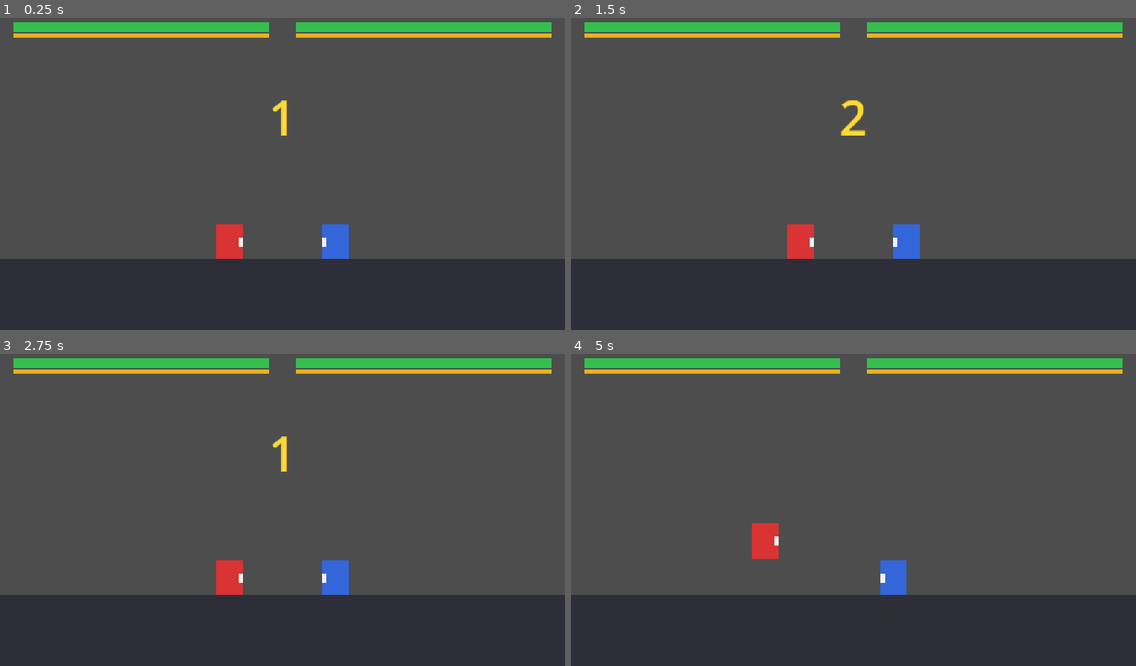
Above: before the commit, frames 1-4 (two rows, left to right).
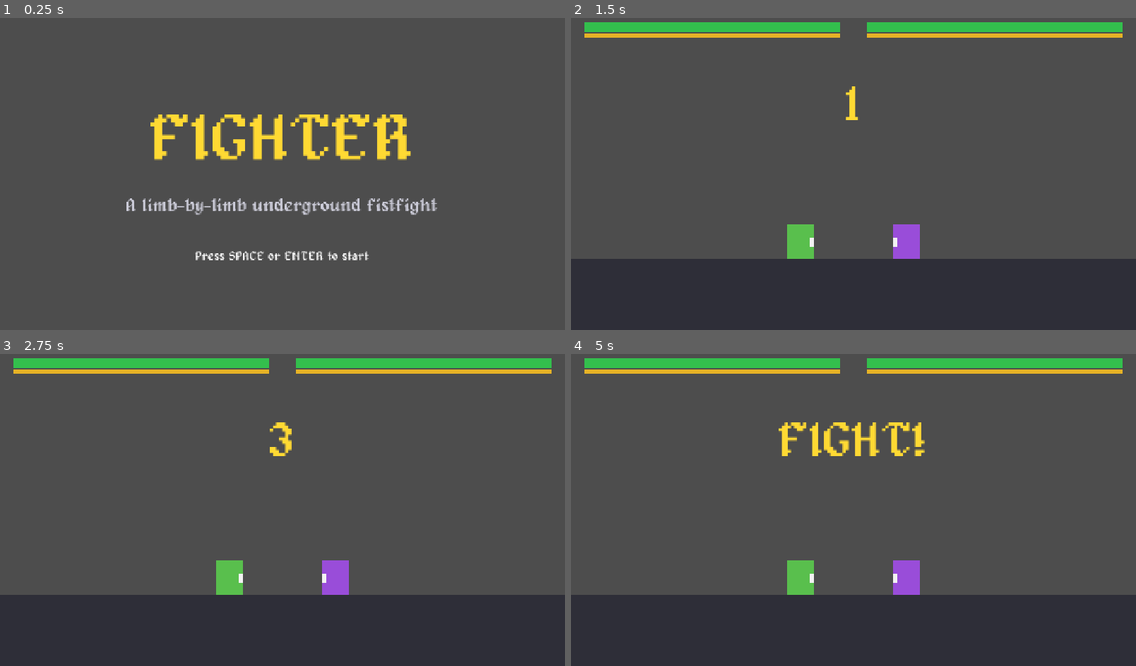
Above: after the commit, the same moments.

Repository: al5ina5/fighter
Game: Godot game, scene res://scenes/Menu.tscn
Same seed, same stepped clock (60 frames per second), same inputs: the game is played once before the commit and once after it. Before the commit the project starts from res://scenes/Battle.tscn.
Inputs (mouse positions are in pixels of both pictures, inside the frame that each line leads up to):
- Up to frame 1 (0.25 s): no input
- Up to frame 2 (1.5 s): tap Space at 0.5 s; move the mouse to (977, 155) at 0.52 s; hold D (p1_move_right) from 0.53 s (still down); tap F (p1_light) at 0.6 s; click (977, 155) at 0.67 s; tap W (p1_jump) at 0.77 s; tap K (p2_light) at 0.8, 1.35 s; tap Enter (ui_accept) at 1.25 s; move the mouse to (740, 186) at 1.27 s
- Up to frame 3 (2.75 s): tap W (p1_jump) at 1.52 s; tap Left (p2_move_left) at 1.55, 2.1 s; move the mouse to (339, 438) at 2.02 s; release D (p1_move_right) at 2.03 s; hold A (p1_move_left) from 2.03 s (still down); tap Right (p2_move_right) at 2.3 s
- Up to frame 4 (5 s): tap Enter (ui_accept) at 2.75, 3.05, 3.6 s; move the mouse to (825, 572) at 2.77 s; release A (p1_move_left) at 2.78 s; hold D (p1_move_right) 2.78-4.28 s; tap Right (p2_move_right) at 2.85 s; click (825, 572) at 2.92 s; tap W (p1_jump) at 3.02, 3.77, 4.52 s; move the mouse to (1023, 553) at 3.52 s; tap F (p1_light) at 3.8 s; move the mouse to (684, 460) at 4.27 s; hold A (p1_move_left) from 4.28 s (still down); tap S (p1_block) at 4.35 s; tap K (p2_light) at 4.55 s

The runs differ from the first frame. In frame 1, 32% of the frame differs, in the area x 0-100%, y 1-100%; in frame 2, 1.3%; in frame 3, 1.3%; in frame 4, 3.1%.

Commit message:
Step 9: menu + 2-player character select -> battle (GameState); restore alagard font; deploy imports assets

Diff:
--- a/project.godot
+++ b/project.godot
@@ -11,13 +11,14 @@
 [application]
 
 config/name="fighter"
-run/main_scene="res://scenes/Battle.tscn"
+run/main_scene="res://scenes/Menu.tscn"
 config/features=PackedStringArray("4.7")
 
 [autoload]
 
 InputSetup="*res://scripts/InputSetup.gd"
 Effects="*res://scripts/Effects.gd"
+GameState="*res://scripts/GameState.gd"
 
 [display]
 
@@ -26,6 +27,10 @@
 window/stretch/mode="canvas_items"
 window/stretch/aspect="expand"
 
+[gui]
+
+theme/custom_font="res://assets/fonts/alagard.ttf"
+
 [rendering]
 
 renderer/rendering_method="gl_compatibility"
--- a/scenes/Battle.tscn
+++ b/scenes/Battle.tscn
@@ -1,7 +1,6 @@
-[gd_scene load_steps=8 format=3]
+[gd_scene load_steps=6 format=3]
 
 [ext_resource type="Script" path="res://scripts/Battle.gd" id="1"]
-[ext_resource type="PackedScene" path="res://scenes/Player.tscn" id="2"]
 
 [sub_resource type="RectangleShape2D" id="RectangleShape2D_floor"]
 size = Vector2(1280, 20)
@@ -34,7 +33,7 @@
 offset_left = 0.0
 offset_top = 560.0
 offset_right = 1280.0
-offset_bottom = 2000.0
+offset_bottom = 720.0
 color = Color(0.18, 0.18, 0.22, 1)
 
 [node name="LeftWall" type="StaticBody2D" parent="."]
@@ -48,16 +47,6 @@
 [node name="RightWallShape" type="CollisionShape2D" parent="RightWall"]
 position = Vector2(1280, 360)
 shape = SubResource("RectangleShape2D_wall")
-
-[node name="Player1" parent="." instance=ExtResource("2")]
-position = Vector2(520, 520)
-player_number = 1
-body_color = Color(0.85, 0.2, 0.2, 1)
-
-[node name="Player2" parent="." instance=ExtResource("2")]
-position = Vector2(760, 520)
-player_number = 2
-body_color = Color(0.2, 0.4, 0.85, 1)
 
 [node name="HUD" type="CanvasLayer" parent="."]
 
--- /dev/null
+++ b/scenes/CharacterSelect.tscn
@@ -0,0 +1,9 @@
+[gd_scene load_steps=2 format=3]
+
+[ext_resource type="Script" path="res://scripts/CharacterSelect.gd" id="1"]
+
+[node name="CharacterSelect" type="Node2D"]
+script = ExtResource("1")
+
+[node name="Camera2D" type="Camera2D" parent="."]
+position = Vector2(640, 360)
--- /dev/null
+++ b/scenes/Main.tscn
@@ -0,0 +1,8 @@
+[gd_scene format=3 uid="uid://dnkrw0bsjh7dp"]
+
+[node name="Main" type="Node2D" unique_id=599120218]
+
+[node name="Background" type="ColorRect" parent="." unique_id=1434498654]
+offset_right = 1280.0
+offset_bottom = 720.0
+color = Color(0.12, 0.12, 0.14, 1)
--- /dev/null
+++ b/scenes/Menu.tscn
@@ -0,0 +1,9 @@
+[gd_scene load_steps=2 format=3]
+
+[ext_resource type="Script" path="res://scripts/Menu.gd" id="1"]
+
+[node name="Menu" type="Node2D"]
+script = ExtResource("1")
+
+[node name="Camera2D" type="Camera2D" parent="."]
+position = Vector2(640, 360)
--- a/scripts/Battle.gd
+++ b/scripts/Battle.gd
@@ -1,4 +1,6 @@
 extends Node2D
+
+const PLAYER_TS := preload("res://scenes/Player.tscn")
 
 enum Phase { COUNTDOWN, FIGHT, KO }
 
@@ -16,6 +18,7 @@
 
 
 func _ready() -> void:
+	_spawn_players()
 	var players := get_tree().get_nodes_in_group("players")
 	players.sort_custom(func(a, b): return a.player_number < b.player_number)
 	player1 = players[0]
@@ -23,6 +26,22 @@
 	player1.died.connect(_on_ko.bind(player2))
 	player2.died.connect(_on_ko.bind(player1))
 	_start_round()
+
+
+func _spawn_players() -> void:
+	var p1 = PLAYER_TS.instantiate()
+	p1.player_number = 1
+	p1.body_color = GameState.p1_char().color
+	p1.name = GameState.p1_char().name
+	p1.position = Vector2(520, 520)
+	add_child(p1)
+
+	var p2 = PLAYER_TS.instantiate()
+	p2.player_number = 2
+	p2.body_color = GameState.p2_char().color
+	p2.name = GameState.p2_char().name
+	p2.position = Vector2(760, 520)
+	add_child(p2)
 
 
 func _physics_process(_delta: float) -> void:
--- /dev/null
+++ b/scripts/CharacterSelect.gd
@@ -0,0 +1,100 @@
+extends Node2D
+
+const CARD_SIZE := Vector2(160, 190)
+const CARD_GAP := 40.0
+const CARD_Y := 340.0
+
+var cards: Array = []
+var p1_cursor: ColorRect
+var p2_cursor: ColorRect
+var launch_timer := -1.0
+
+
+func _ready() -> void:
+	_build()
+
+
+func _build() -> void:
+	_add_label("CHOOSE YOUR FIGHTER", 60, Color(1, 0.85, 0.2), 130, 90)
+
+	var chars := GameState.CHARACTERS
+	var count := chars.size()
+	var total_width := count * CARD_SIZE.x + (count - 1) * CARD_GAP
+	var start_x := (1280.0 - total_width) / 2.0
+	for i in count:
+		var c: Dictionary = chars[i]
+		var card := ColorRect.new()
+		card.color = c.color
+		card.size = CARD_SIZE
+		card.position = Vector2(start_x + i * (CARD_SIZE.x + CARD_GAP), CARD_Y)
+		add_child(card)
+		var name_label := Label.new()
+		name_label.text = c.name
+		name_label.add_theme_font_size_override("font_size", 28)
+		name_label.horizontal_alignment = HORIZONTAL_ALIGNMENT_CENTER
+		name_label.position = card.position + Vector2(0, CARD_SIZE.y - 46)
+		name_label.size = CARD_SIZE
+		add_child(name_label)
+		cards.append(card)
+
+	p1_cursor = _make_cursor(Color(1, 0.35, 0.3))
+	p2_cursor = _make_cursor(Color(0.35, 0.55, 1))
+
+	_add_label("Player 1: A/D move, F select    |    Player 2: arrows, K select", 26, Color(1, 1, 1), 588, 40)
+	_update()
+
+
+func _add_label(text: String, font_size: int, color: Color, y: float, h: float) -> void:
+	var label := Label.new()
+	label.text = text
+	label.add_theme_font_size_override("font_size", font_size)
+	label.add_theme_color_override("font_color", color)
+	label.horizontal_alignment = HORIZONTAL_ALIGNMENT_CENTER
+	label.position = Vector2(0, y)
+	label.size = Vector2(1280, h)
+	add_child(label)
+
+
+func _make_cursor(col: Color) -> ColorRect:
+	var rect := ColorRect.new()
+	rect.color = Color(col.r, col.g, col.b, 0.4)
+	rect.size = CARD_SIZE
+	rect.z_index = 2
+	add_child(rect)
+	return rect
+
+
+func _physics_process(delta: float) -> void:
+	if GameState.p1_ready and GameState.p2_ready:
+		if launch_timer < 0.0:
+			launch_timer = 0.6
+		launch_timer -= delta
+		if launch_timer <= 0.0:
+			get_tree().change_scene_to_file("res://scenes/Battle.tscn")
+		return
+	launch_timer = -1.0
+
+	if Input.is_action_just_pressed("p1_move_right"):
+		GameState.p1_index = _wrap(GameState.p1_index + 1)
+	elif Input.is_action_just_pressed("p1_move_left"):
+		GameState.p1_index = _wrap(GameState.p1_index - 1)
+	elif Input.is_action_just_pressed("p1_light"):
+		GameState.p1_ready = not GameState.p1_ready
+	elif Input.is_action_just_pressed("p2_move_right"):
+		GameState.p2_index = _wrap(GameState.p2_index + 1)
+	elif Input.is_action_just_pressed("p2_move_left"):
+		GameState.p2_index = _wrap(GameState.p2_index - 1)
+	elif Input.is_action_just_pressed("p2_light"):
+		GameState.p2_ready = not GameState.p2_ready
+	_update()
+
+
+func _update() -> void:
+	p1_cursor.position = cards[GameState.p1_index].position
+	p2_cursor.position = cards[GameState.p2_index].position
+	p1_cursor.color = Color(1, 0.35, 0.3, 0.9) if GameState.p1_ready else Color(1, 0.35, 0.3, 0.4)
+	p2_cursor.color = Color(0.35, 0.55, 1, 0.9) if GameState.p2_ready else Color(0.35, 0.55, 1, 0.4)
+
+
+func _wrap(index: int) -> int:
+	return (index + GameState.CHARACTERS.size()) % GameState.CHARACTERS.size()
--- /dev/null
+++ b/scripts/GameState.gd
@@ -0,0 +1,28 @@
+extends Node
+
+const CHARACTERS := [
+	{"name": "Swordman", "color": Color(0.85, 0.2, 0.2)},
+	{"name": "Zombie", "color": Color(0.35, 0.75, 0.3)},
+	{"name": "Girl", "color": Color(0.95, 0.4, 0.7)},
+	{"name": "Tank", "color": Color(0.6, 0.3, 0.85)},
+]
+
+var p1_index := 0
+var p2_index := 3
+var p1_ready := false
+var p2_ready := false
+
+
+func reset() -> void:
+	p1_index = 0
+	p2_index = 3
+	p1_ready = false
+	p2_ready = false
+
+
+func p1_char() -> Dictionary:
+	return CHARACTERS[p1_index]
+
+
+func p2_char() -> Dictionary:
+	return CHARACTERS[p2_index]
--- /dev/null
+++ b/scripts/Menu.gd
@@ -0,0 +1,35 @@
+extends Node2D
+
+
+func _ready() -> void:
+	GameState.reset()
+	_build_ui()
+
+
+func _process(_delta: float) -> void:
+	if Input.is_action_just_pressed("ui_accept") or _any_start():
+		get_tree().change_scene_to_file("res://scenes/CharacterSelect.tscn")
+
+
+func _build_ui() -> void:
+	_add_label("FIGHTER", 150, Color(1, 0.85, 0.2), 220, 180)
+	_add_label("A limb-by-limb underground fistfight", 40, Color(0.8, 0.8, 0.85), 420, 60)
+	_add_label("Press SPACE or ENTER to start", 28, Color(1, 1, 1), 540, 40)
+
+
+func _add_label(text: String, font_size: int, color: Color, y: float, h: float) -> void:
+	var label := Label.new()
+	label.text = text
+	label.add_theme_font_size_override("font_size", font_size)
+	label.add_theme_color_override("font_color", color)
+	label.horizontal_alignment = HORIZONTAL_ALIGNMENT_CENTER
+	label.position = Vector2(0, y)
+	label.size = Vector2(1280, h)
+	add_child(label)
+
+
+func _any_start() -> bool:
+	for device in [0, 1]:
+		if Input.is_joy_button_pressed(device, JOY_BUTTON_START):
+			return true
+	return false
Not shown, added: scripts/CharacterSelect.gd.uid
Not shown, added: scripts/GameState.gd.uid
Not shown, added: scripts/Menu.gd.uid
Not shown, changed: scripts/deploy.sh
